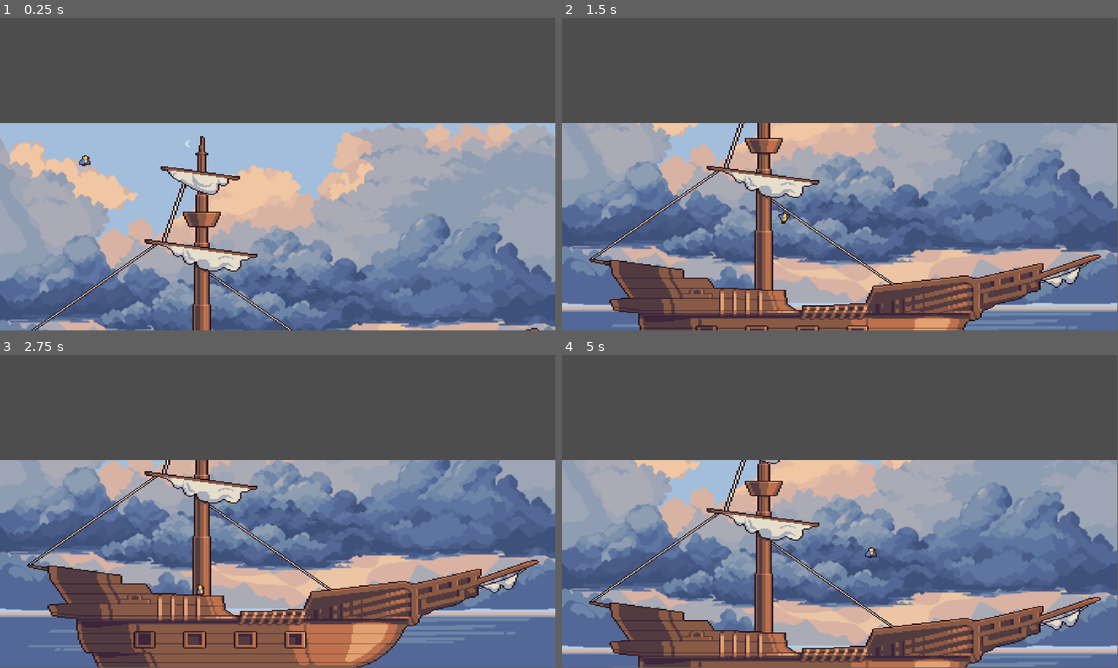
Above: before the commit, frames 1-4 (two rows, left to right).
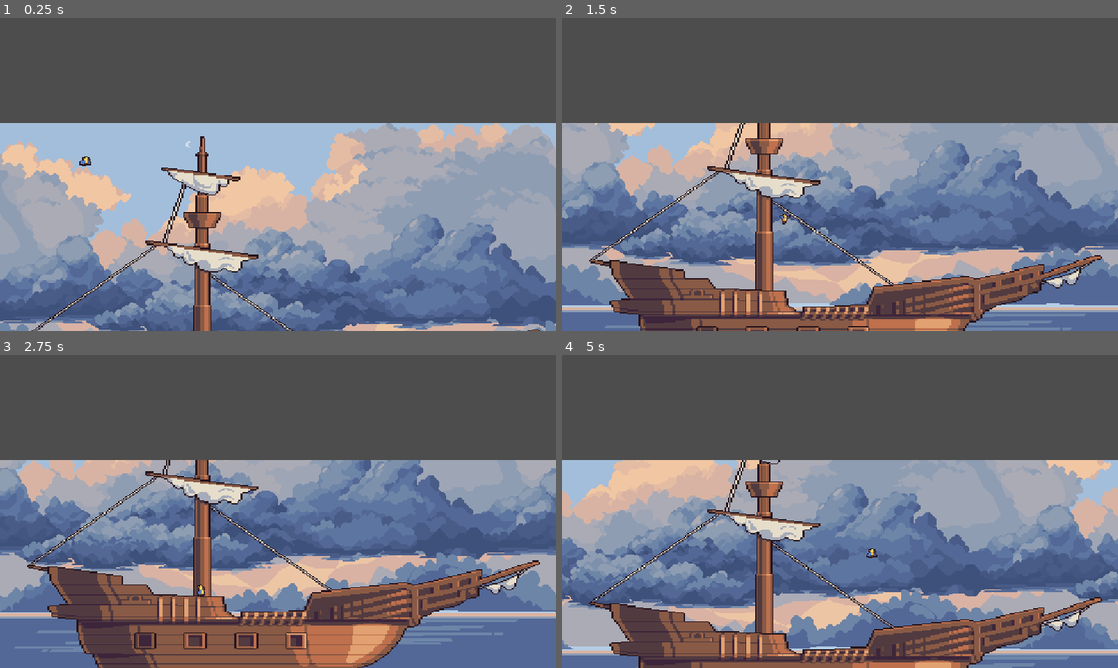
Above: after the commit, the same moments.

Repository: linkinmjs/Parrote
Game: Godot game, scene res://scenes/main.tscn
Same seed, same stepped clock (60 frames per second), same inputs: the game is played once before the commit and once after it.
Inputs:
- Up to frame 1 (0.25 s): no input
- Up to frame 2 (1.5 s): hold D (right) from 0.53 s (still down); tap Space (jump) at 0.77 s
- Up to frame 3 (2.75 s): tap Space (jump) at 1.52 s; release D (right) at 2.03 s; hold A (left) from 2.03 s (still down)
- Up to frame 4 (5 s): release A (left) at 2.78 s; hold D (right) 2.78-4.28 s; tap Space (jump) at 3.02, 3.77, 4.52 s; hold A (left) from 4.28 s (still down)
In our replay, the window is 799x449 before the commit and 800x450 after it. These sizes can differ from the game's own. Grey fills any space a smaller window leaves; there, only what the larger window draws over its background counts as a difference.

The runs differ from the first frame. In frame 1, 11% of the frame differs, in the area x 0-100%, y 0-100%; in frame 2, 26%; in frame 3, 29%; in frame 4, 37%.

Commit message:
Add some scenes

Diff:
--- a/project.godot
+++ b/project.godot
@@ -14,6 +14,10 @@
 run/main_scene="uid://cytkirwfvful"
 config/features=PackedStringArray("4.4", "GL Compatibility")
 config/icon="res://icon.svg"
+
+[display]
+
+window/stretch/mode="canvas_items"
 
 [input]
 
--- a/scenes/bottom_scene.tscn
+++ b/scenes/bottom_scene.tscn
@@ -20,6 +20,7 @@
 motion_mirroring = Vector2(1152, 0)
 
 [node name="Sprite2D" type="Sprite2D" parent="ParallaxBackground/ParallaxLayer"]
+texture_filter = 1
 scale = Vector2(2, 2)
 texture = ExtResource("1_677n2")
 centered = false
@@ -29,6 +30,7 @@
 motion_mirroring = Vector2(1152, 0)
 
 [node name="Sprite2D" type="Sprite2D" parent="ParallaxBackground/ParallaxLayer2"]
+texture_filter = 1
 scale = Vector2(2, 2)
 texture = ExtResource("2_djfjt")
 centered = false
@@ -38,6 +40,7 @@
 motion_mirroring = Vector2(1152, 0)
 
 [node name="Sprite2D" type="Sprite2D" parent="ParallaxBackground/ParallaxLayer3"]
+texture_filter = 1
 scale = Vector2(2, 2)
 texture = ExtResource("3_tble6")
 centered = false
@@ -47,6 +50,7 @@
 motion_mirroring = Vector2(1152, 0)
 
 [node name="Sprite2D" type="Sprite2D" parent="ParallaxBackground/ParallaxLayer4"]
+texture_filter = 1
 scale = Vector2(2, 2)
 texture = ExtResource("4_uyn6v")
 centered = false
@@ -56,6 +60,7 @@
 motion_mirroring = Vector2(1152, 0)
 
 [node name="Sprite2D" type="Sprite2D" parent="ParallaxBackground/ParallaxLayer5"]
+texture_filter = 1
 scale = Vector2(2, 2)
 texture = ExtResource("5_7ymyq")
 centered = false
--- a/scenes/parrot.tscn
+++ b/scenes/parrot.tscn
@@ -133,7 +133,7 @@
 scale = Vector2(2, 2)
 sprite_frames = SubResource("SpriteFrames_5sgfo")
 animation = &"flying"
-frame_progress = 0.596249
+frame_progress = 0.609639
 
 [node name="CollisionShape2D" type="CollisionShape2D" parent="."]
 position = Vector2(-0.5, -14)
--- a/scripts/bottom_scene.gd
+++ b/scripts/bottom_scene.gd
@@ -1,11 +1,11 @@
 extends Node2D
 
 @onready var parallax_background: ParallaxBackground = $ParallaxBackground
-
+@export var speed:= 100
 
 func _ready() -> void:
 	pass
 
 
 func _process(delta: float) -> void:
-	pass
+	parallax_background.scroll_base_offset.x -= speed * delta
--- a/scripts/parrot.gd
+++ b/scripts/parrot.gd
@@ -15,7 +15,6 @@
 		velocity.y = JUMP_VELOCITY
 
 	# Get the input direction and handle the movement/deceleration.
-	# As good practice, you should replace UI actions with custom gameplay actions.
 	var direction := Input.get_axis("left", "right")
 	if direction:
 		velocity.x = direction * SPEED
